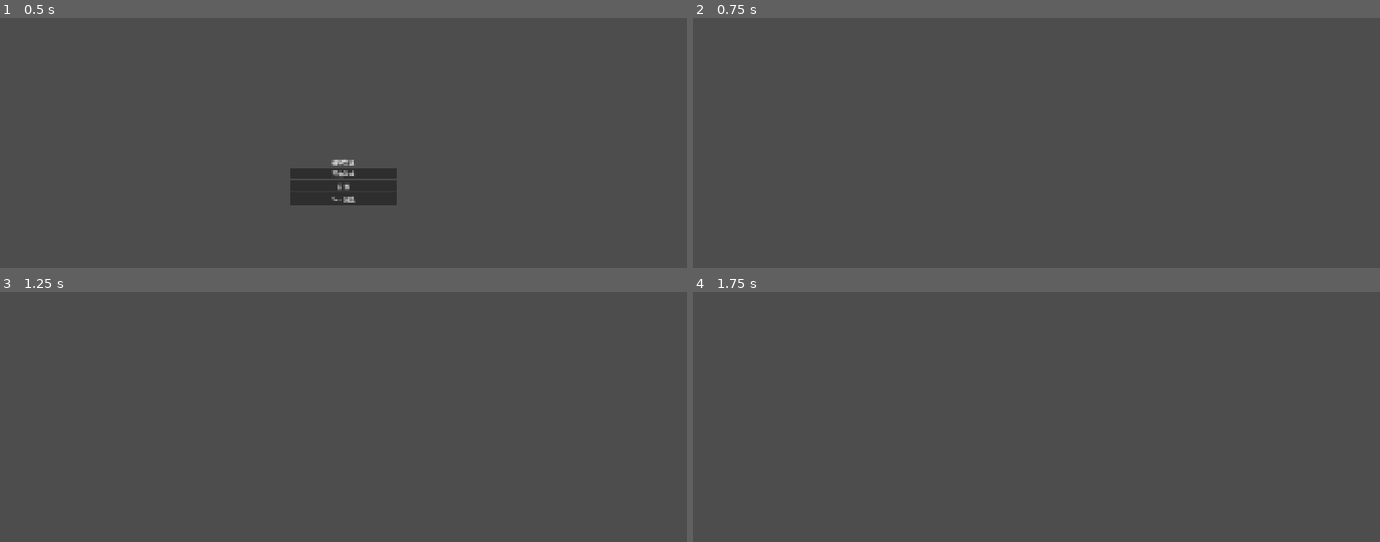
Above: before the commit, frames 1-4 (two rows, left to right).
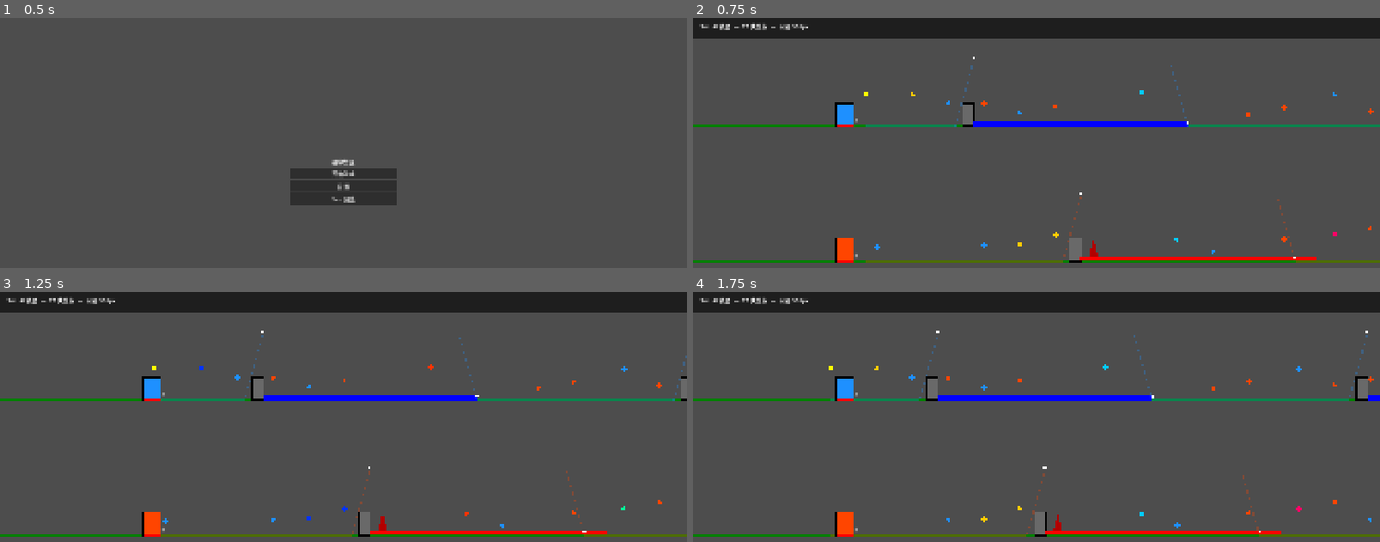
Above: after the commit, the same moments.

Repository: GeorgeMee/Magnetix
Game: Godot game, scene res://src/scenes/ui/start_menu.tscn
Same seed, same stepped clock (60 frames per second), same inputs: the game is played once before the commit and once after it.
Inputs:
- Up to frame 1 (0.5 s): no input
- Up to frame 2 (0.75 s): click "Sim 预览" at 0.5 s
- Up to frame 3 (1.25 s): no input
- Up to frame 4 (1.75 s): hold Q (magnetism_a) from 1.28 s (still down)

Frame 1 is identical in both runs. In frame 2, 12% of the frame differs, in the area x 0-100%, y 0-98%; in frame 3, 12%; in frame 4, 13%.
Error before the commit: Parse Error: Cannot infer the type of "sy" variable because the value doesn't have a set type. (res://src/scripts/ui/sim_preview.gd:181)

Commit message:
Fix type inference issues in Sim preview draw methods

Diff:
--- a/src/scripts/ui/sim_preview.gd
+++ b/src/scripts/ui/sim_preview.gd
@@ -152,35 +152,38 @@
 
 func _draw_magnets_in_layout(layout : ChunkLayout, lane_y : float, coff : float, vp_w : float, vx0 : float, vx1 : float) -> void:
 	for m in layout.magnets:
-		if m["world_x"] < vx0 - 200 or m["world_x"] > vx1 + 200:
-			continue
-		var sx := _world_to_sx(m["world_x"])
+		var wx : float = m["world_x"]
+		if wx < vx0 - 200 or wx > vx1 + 200:
+			continue
+		var sx := _world_to_sx(wx)
 		var sy : float
 		if m["placement"] == Magnet.Placement.CEILING:
 			sy = lane_y - coff
 		else:
 			sy = lane_y - 16
-		var len := m["length"] as float
+		var len : float = m["length"]
 		var col := Color.BLUE if m["polarity"] == Magnet.Polarity.NORTH else Color.RED
 		draw_rect(Rect2(Vector2(sx, sy), Vector2(len, 16.0)), col, true)
 
 func _draw_walls_in_layout(layout : ChunkLayout, lane_y : float, vp_w : float, vx0 : float, vx1 : float) -> void:
 	for w in layout.walls:
-		if w["world_x"] < vx0 - 200 or w["world_x"] > vx1 + 200:
-			continue
-		var sx := _world_to_sx(w["world_x"])
+		var wx : float = w["world_x"]
+		if wx < vx0 - 200 or wx > vx1 + 200:
+			continue
+		var sx := _world_to_sx(wx)
 		var sy := lane_y - 64.0
 		draw_rect(Rect2(Vector2(sx, sy), Vector2(32.0, 64.0)), Color.DIM_GRAY)
 		draw_rect(Rect2(Vector2(sx, sy), Vector2(32.0, 64.0)), Color.BLACK, false, 2.0)
 
 func _draw_coins_in_layout(layout : ChunkLayout, lane_y : float, vp_w : float, vx0 : float, vx1 : float) -> void:
 	for c in layout.coins:
-		if c["world_x"] < vx0 - 200 or c["world_x"] > vx1 + 200:
-			continue
-		var sx := _world_to_sx(c["world_x"])
-		var sy := lane_y - c["y_off"]
+		var cx : float = c["world_x"]
+		if cx < vx0 - 200 or cx > vx1 + 200:
+			continue
+		var sx := _world_to_sx(cx)
+		var sy : float = lane_y - (c["y_off"] as float)
 		var col := Color.DODGER_BLUE
-		var ct = c["type"]
+		var ct : int = c["type"]
 		if ct == Coin.Type.RED:
 			col = Color.ORANGE_RED
 		elif ct == Coin.Type.RAINBOW:
@@ -193,9 +196,10 @@
 
 func _draw_hazards_in_layout(layout : ChunkLayout, lane_y : float, vp_w : float, vx0 : float, vx1 : float) -> void:
 	for h in layout.hazards:
-		if h["world_x"] < vx0 - 200 or h["world_x"] > vx1 + 200:
-			continue
-		var sx := _world_to_sx(h["world_x"])
+		var hx : float = h["world_x"]
+		if hx < vx0 - 200 or hx > vx1 + 200:
+			continue
+		var sx := _world_to_sx(hx)
 		var sy := lane_y - 64.0
 		var p := PackedVector2Array([Vector2(sx, sy + 64), Vector2(sx + 16, sy), Vector2(sx + 32, sy + 64)])
 		draw_colored_polygon(p, Color.RED.darkened(0.3))
